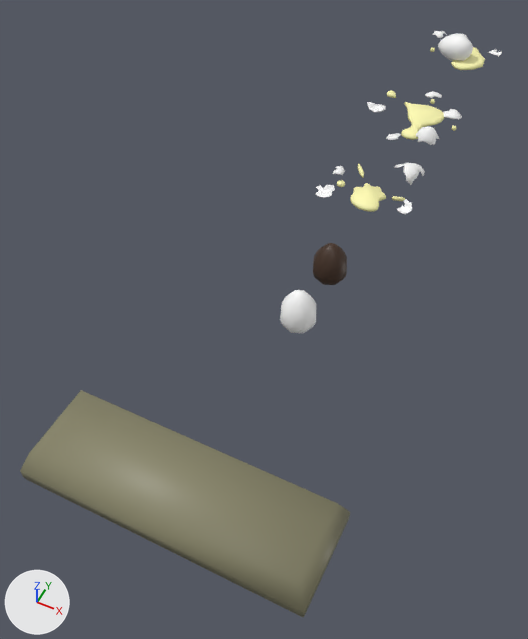
An edit to the FBX model Assets/Art/Models/Items/Consumables/Food/Ingredients/raw eggs.fbx, drawn before and after from the same camera.
The view is the same before and after, from a 50 mm camera at (-4.71, 2.37, 1.53) aimed at (-5.4, 3.74, -0.18). Every picture has the same lights, and +X, +Y and +Z are marked at lower left. Where no turn or scale is listed for an object, it has been applied to the vertices.

The older version as bpy lines, for what is in view:
```python
ob_chocolate_egg = bpy.data.objects.new('Chocolate Egg', me_sphere_009)
ob_chocolate_egg.location = (-5.224, 3.824, 0.0)
ob_egg = bpy.data.objects.new('Egg', me_sphere_008)
ob_egg.location = (-5.228, 3.616, 0.0)
ob_egg_carton_top = bpy.data.objects.new('Egg Carton Top', me_cube_006)
ob_egg_carton_top.location = (-5.225, 3.115, 0.057)
ob_egg_splatter_1_shell_a = bpy.data.objects.new('Egg Splatter 1 Shell a', me_sphere_026)
ob_egg_splatter_1_shell_a.location = (-5.271, 5.227, 0.0)
ob_egg_splatter_1_yolk = bpy.data.objects.new('Egg Splatter 1 Yolk', me_sphere_002)
ob_egg_splatter_1_yolk.location = (-5.266, 5.253, 0.0)
ob_egg_splatter_2_shell_d = bpy.data.objects.new('Egg Splatter 2 shell d', me_sphere_034)
ob_egg_splatter_2_shell_d.location = (-5.189, 4.631, 0.0)
ob_egg_splatter_2_yolk = bpy.data.objects.new('Egg Splatter 2 Yolk', me_sphere_005)
ob_egg_splatter_2_yolk.location = (-5.256, 4.748, 0.0)
ob_egg_splatter_3_yolk = bpy.data.objects.new('Egg Splatter 3 Yolk', me_sphere_025)
ob_egg_splatter_3_yolk.location = (-5.265, 4.253, 0.0)
```
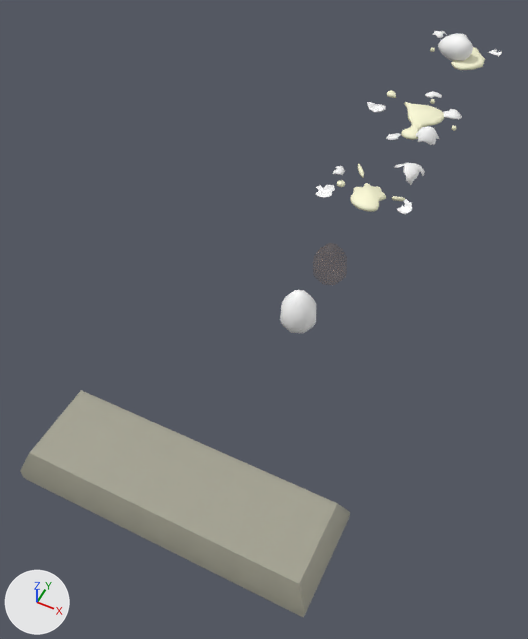
Diff of the bpy script that builds the scene:
```diff
--- a/Assets/Art/Models/Items/Consumables/Food/Ingredients/raw eggs.fbx.py
+++ b/Assets/Art/Models/Items/Consumables/Food/Ingredients/raw eggs.fbx.py
@@ img_palette05_png @@
-img_palette05_png = load_image('Palette05.png', '../../../../../Textures/Palette05.png', 256, 256, 'sRGB')
+img_palette05_png = load_image('Palette05.png', '../../../../../Textures/Palette05.png', 256, 256, 'Non-Color')
@@ mat_palette05_002 @@
+mat_palette05_002 = bpy.data.materials.new('Palette05.002')
+# uses the picture img_palette05_png
@@ me_cube_006 @@
 me_cube_006.from_pydata(...)  # 24 vertices, 22 faces; spans x -0.348..0.348, y -0.235..0.001, z 0.0..0.088
 # used by ob_egg_carton_top; location = (-5.225, 3.115, 0.057)
-me_cube_006.materials.append(mat_palette05)  # picture img_palette05_png
+# me_cube_006 part 1: edges marked sharp go from 0 to 32
+me_cube_006.materials.append(mat_palette05_002)
@@ me_sphere_009 @@
 me_sphere_009.from_pydata(...)  # 80 vertices, 74 faces; spans x -0.0524..0.0524, y -0.0524..0.0524, z -0.0001..0.1352
-me_sphere_009.materials.append(mat_palette05)  # picture img_palette05_png
+me_sphere_009.materials.append(mat_palette05_002)
```

Location of each change, [x1, y1, x2, y2] in pixels of the pictures (528 x 639 px):
'Egg Carton Top', surface changed, recoloured, shading changed (yellow to grey)
    both: [20, 390, 350, 617]
'Chocolate Egg', surface changed, recoloured
    both: [313, 243, 347, 285]
'Egg Splatter 2 Yolk', surface changed (beige to white)
    both: [387, 90, 456, 140]
'Egg Splatter 3 Yolk', surface changed (beige to white)
    both: [337, 163, 405, 212]
'Egg Splatter 1 Yolk', surface changed (beige to white)
    both: [430, 47, 485, 70]
'Egg Carton Bottom', surface changed
    both: [28, 480, 302, 617]
